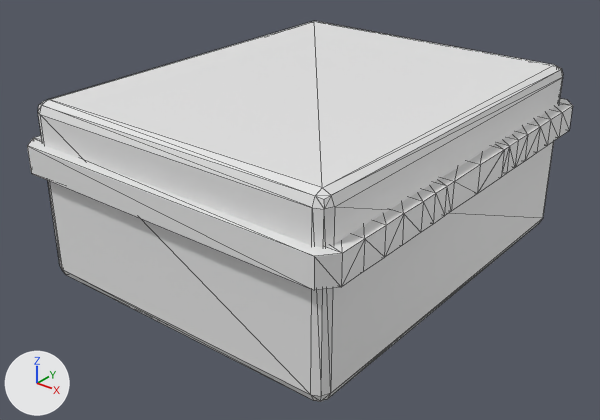
What one commit did to the glTF model assets/control_box.glb.
One viewpoint serves both versions: a 50 mm lens placed at (0.878, -1.147, 0.789), pointed at (-0.012, -0.034, 0.099). Every picture has the same lights, and +X, +Y and +Z are marked at lower left. Mesh edges are drawn as thin lines. Where no turn or scale is listed for an object, it has been applied to the vertices.

The first picture shows 'box', 'box_latches'.
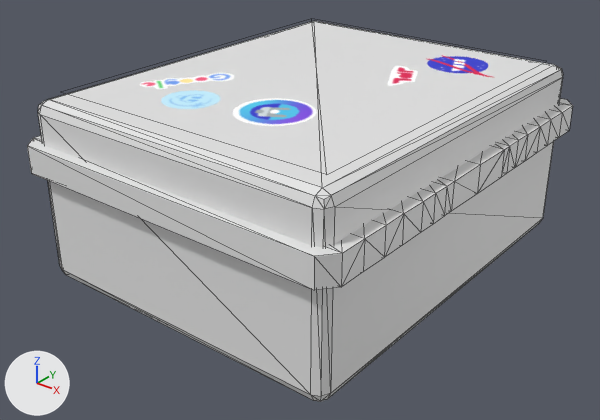
What differs and where, as boxes [x1, y1, x2, y2] in the pictures (600 x 420 px):
'Plane', added: after [139, 55, 495, 126]

Diff of the bpy script that builds the scene:
```diff
--- a/assets/control_box.glb.py
+++ b/assets/control_box.glb.py
@@ img_stickers @@
+img_stickers = load_image('stickers', '_unpacked/stickers', 256, 256, 'sRGB')
@@ mat_stickers @@
+mat_stickers = bpy.data.materials.new('Stickers')
+# uses the picture img_stickers
@@ me_plane_005 @@
+me_plane_005.from_pydata(...)  # 4 vertices, 2 faces; spans x -0.281..0.281, y -0.345..0.345, z -0.006
+me_plane_005.materials.append(mat_stickers)
@@ ob_plane @@
+ob_plane = bpy.data.objects.new('Plane', me_plane_005)
+ob_plane.location = (0.0, 0.0, 0.362)
```
